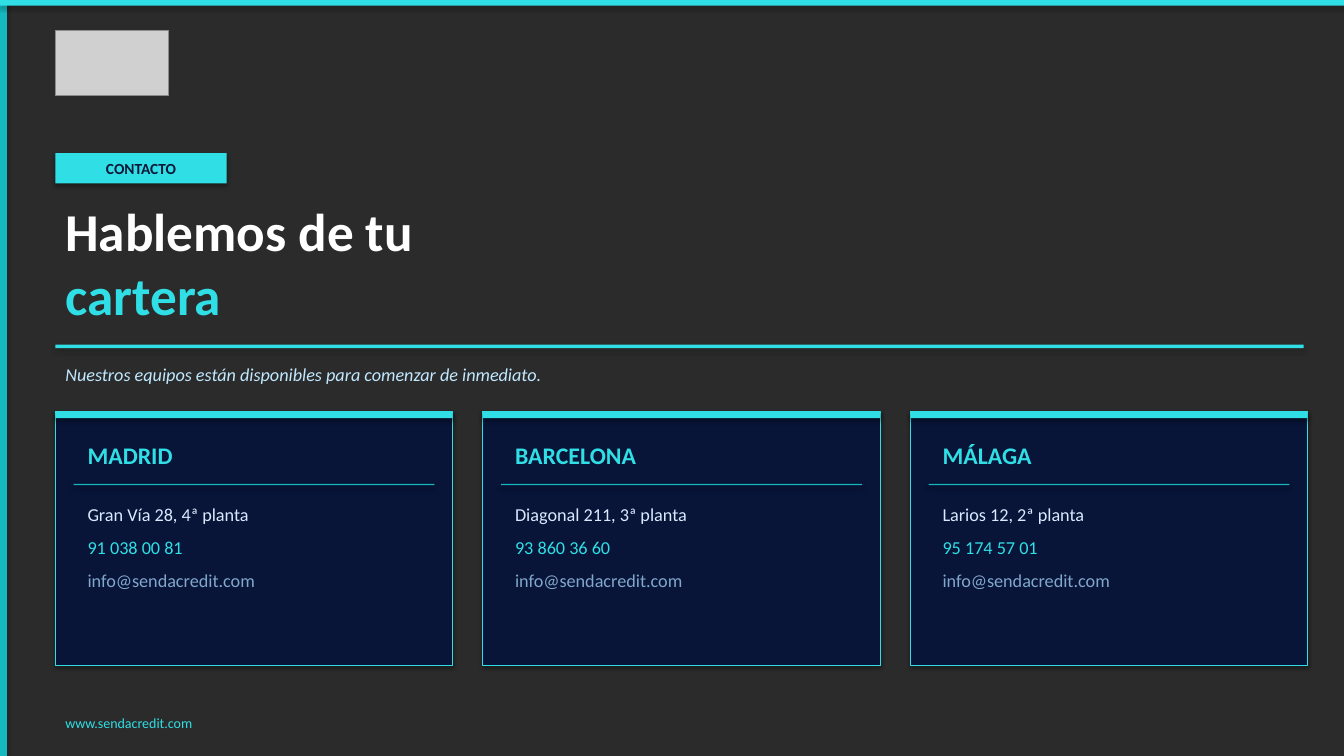
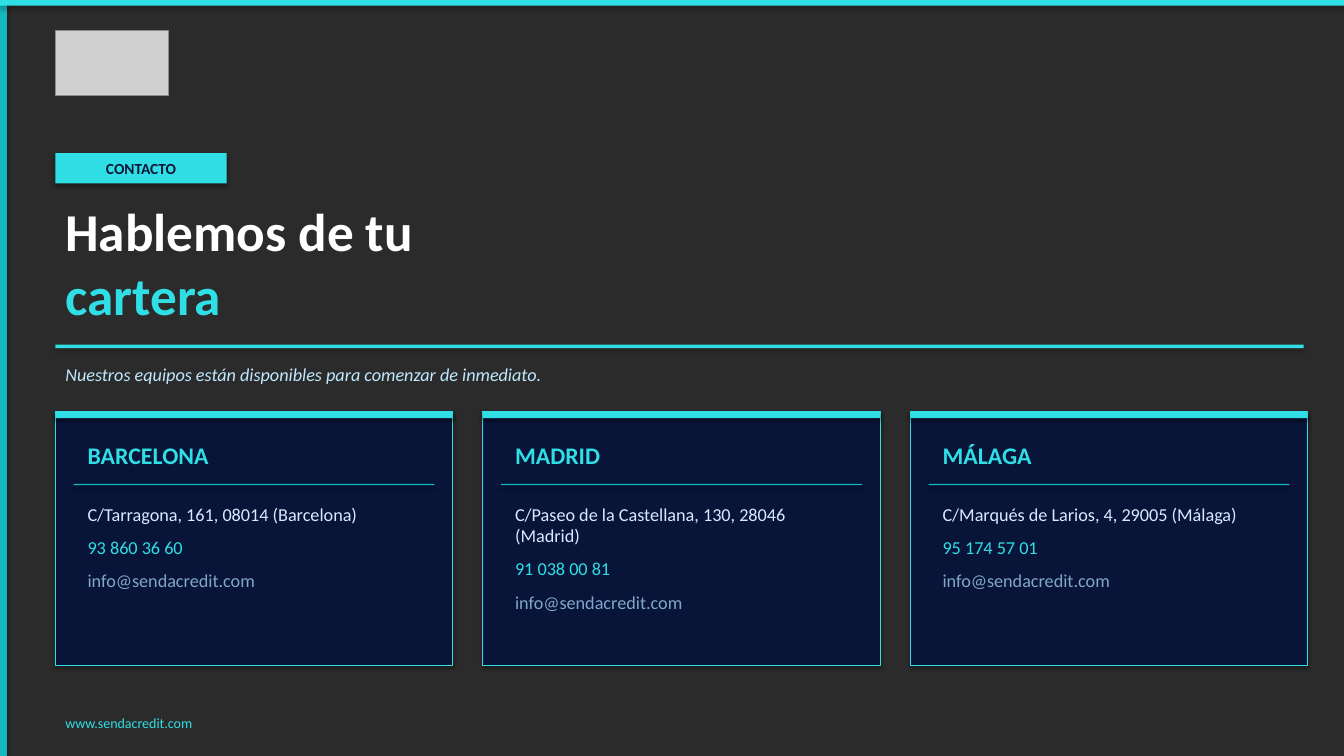
Before and after one commit to alejandroas010/alepixel-web, a slide deck: slide 7 of sendacredit_propuesta.pptx. Drawn at 1344x756 pixels with LibreOffice and Linux fonts; fonts in the diff are those of the drawing; grey boxes stand for pictures; background and template pictures are left out; a plain dark background stands for a picture behind light text. Boxes give left, top, right and bottom in pixels: in the first picture for what was removed or moved away, otherwise in the second. Text is boxed around its words. In the diff, an @@ line names an element or a change of style, - is before the commit and + after.

```diff
--- a/sendacredit_propuesta.pptx
+++ b/sendacredit_propuesta.pptx
@@ text at (88, 448, 209, 464): text changed @@
-MADRID
+BARCELONA
@@ text at (515, 448, 600, 464): text changed @@
-BARCELONA
+MADRID
@@ text at (88, 508, 357, 554): text changed @@
-Gran Vía 28, 4ª planta
-91 038 00 81
+C/Tarragona, 161, 08014 (Barcelona)
+93 860 36 60
@@ text at (515, 508, 785, 575): text changed @@
-Diagonal 211, 3ª planta
-93 860 36 60
+C/Paseo de la Castellana, 130, 28046 (Madrid)
+91 038 00 81
@@ text at (943, 508, 1237, 524): text changed @@
-Larios 12, 2ª planta
+C/Marqués de Larios, 4, 29005 (Málaga)
```
Also in this commit, not shown: 5 other slides changed, 2 other files.
